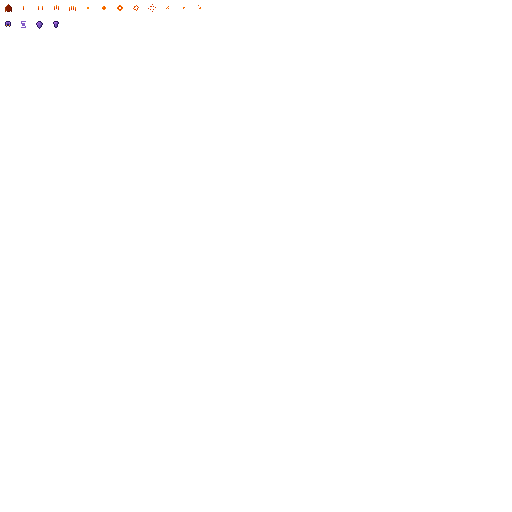
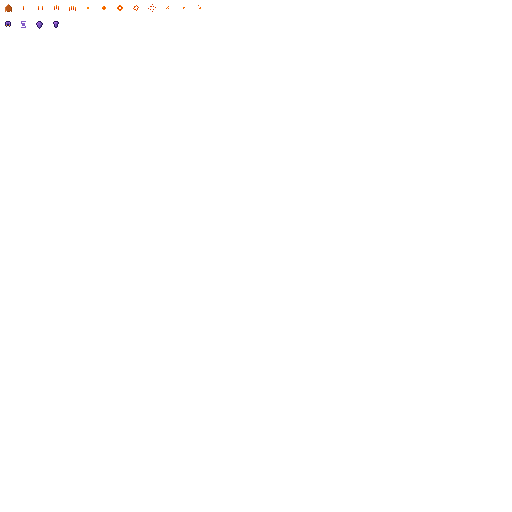
Layers edited between the first and the second w=512, h=512 image:
painted on "Layer #1" over (x1=5, y1=4, x2=12, y2=12)
